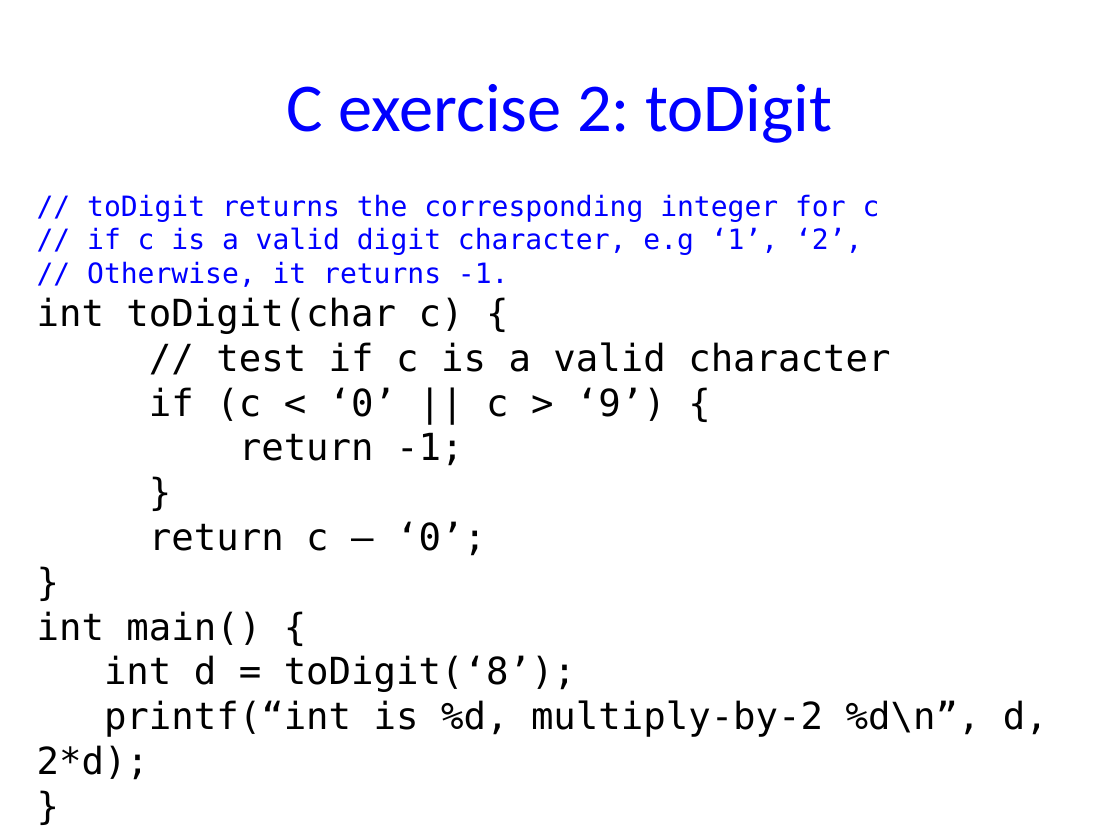
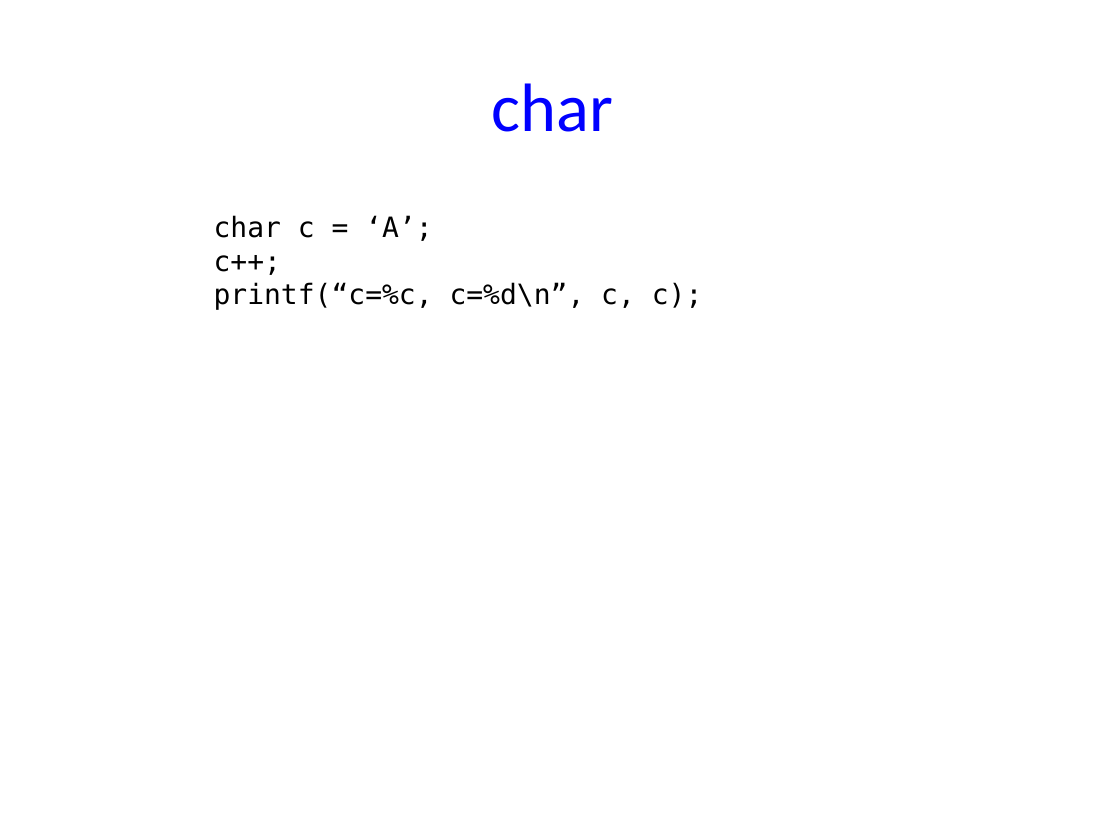
Before and after one commit to NYU-CSO/nyu-cso.github.io, a slide deck: slide 43 of notes/06-char-string.pptx (slide 47 before the commit). Drawn at 1120x840 pixels with LibreOffice and Linux fonts; fonts in the diff are those of the drawing. Boxes give left, top, right and bottom in pixels: in the first picture for what was removed or moved away, otherwise in the second. Text is boxed around its words. In the diff, an @@ line names an element or a change of style, - is before the commit and + after.

```diff
--- a/notes/06-char-string.pptx
+++ b/notes/06-char-string.pptx
@@ title at bbox=[491, 83, 612, 132]: text changed @@
-C exercise 2: toDigit
+char
@@ text removed at bbox=[37, 194, 1048, 780] @@
-// toDigit returns the corresponding integer for c
-// if c is a valid digit character, e.g ‘1’, ‘2’,
-// Otherwise, it returns -1.
-int toDigit(char c) {
-// test if c is a valid character
-if (c < ‘0’ || c > ‘9’) {
-return -1;
-}
-return c – ‘0’;
-}
-int main() {
-int d = toDigit(‘8’);
-printf(“int is %d, multiply-by-2 %d\n”, d, 2*d);
-}
@@ text added at bbox=[214, 215, 703, 310], 18 pt, text #000000 @@
+char c = ‘A’;
+c++;
+printf(“c=%c, c=%d\n”, c, c);
```
Also in this commit, not shown: 1 other slide changed, 2 slides added, 2 slides removed, 1 other file.
